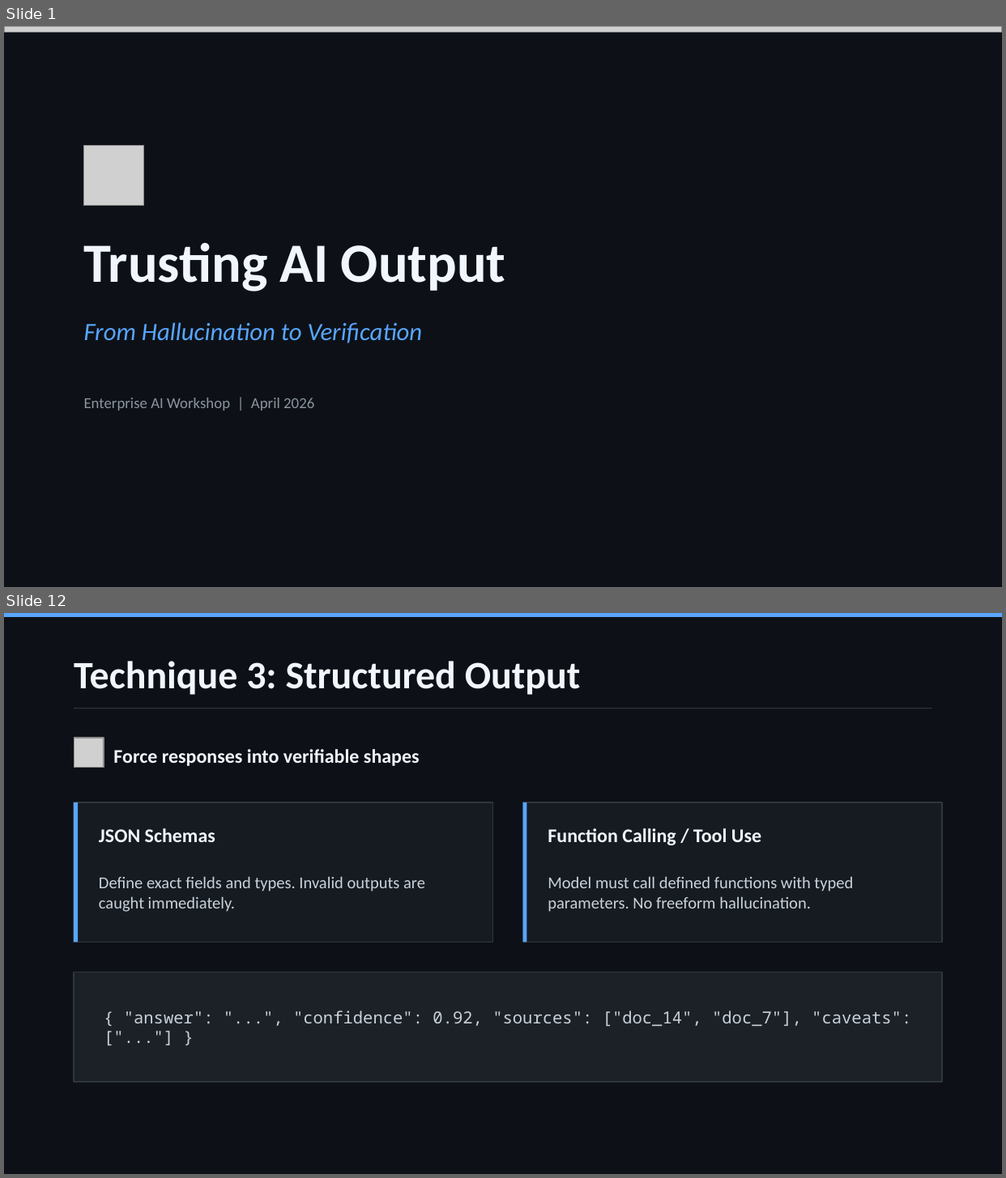
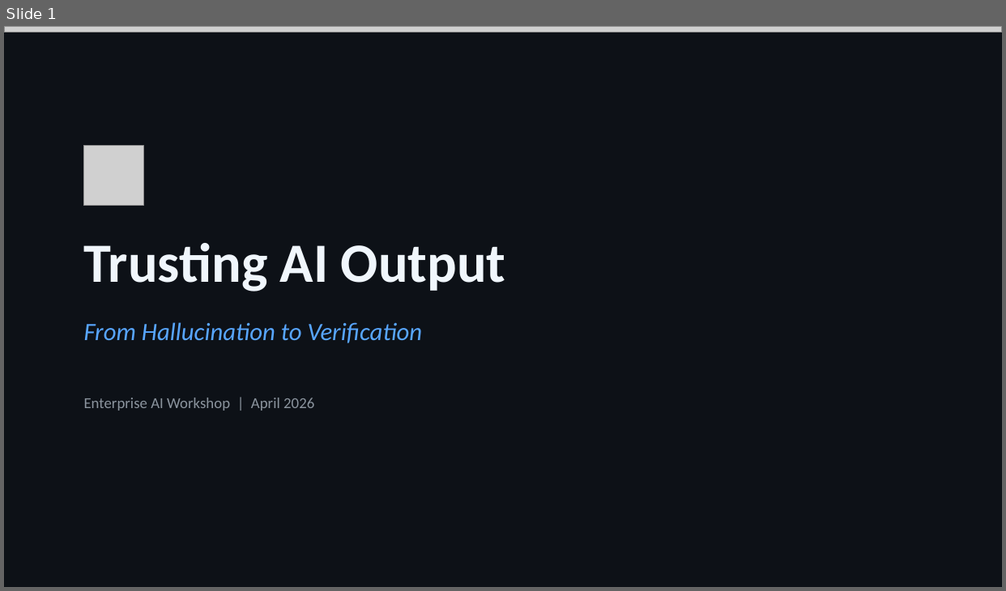
Before and after one commit to SteveHoggNZ/kb, a slide deck: trusting-ai-output.pptx. Shown one above the other, each under a label of ours: slides 1 and 12 before the commit, slide 1 after it; the slides between them are not shown. The pictures are 1006x1178 and 1006x591 pixels, drawn with LibreOffice and Linux fonts; fonts in the diff are those of the drawing; grey boxes stand for pictures. Boxes give left, top, right and bottom in pixels: in the first picture for what was removed or moved away, otherwise in the second. Text is boxed around its words. In the diff, an @@ line names an element or a change of style, - is before the commit and + after.

```diff
--- a/trusting-ai-output.pptx
+++ b/trusting-ai-output.pptx
@@ slide 12 removed at bbox=[4, 613, 1002, 1174], background #0D1117 @@
@@ rectangle removed at bbox=[4, 613, 1002, 617] @@
@@ text removed at bbox=[74, 661, 581, 695] @@
-Technique 3: Structured Output
@@ rectangle removed at bbox=[74, 708, 932, 709] @@
@@ picture removed at bbox=[74, 738, 104, 768] @@
@@ text removed at bbox=[113, 749, 420, 766] @@
-Force responses into verifiable shapes
@@ rectangle removed at bbox=[74, 803, 493, 943] @@
@@ rectangle removed at bbox=[74, 803, 78, 943] @@
@@ rectangle removed at bbox=[523, 803, 942, 943] @@
@@ rectangle removed at bbox=[523, 803, 527, 943] @@
@@ text removed at bbox=[99, 828, 215, 842] @@
-JSON Schemas
@@ text removed at bbox=[548, 828, 761, 845] @@
-Function Calling / Tool Use
@@ text removed at bbox=[99, 876, 425, 912] @@
-Define exact fields and types. Invalid outputs are caught immediately.
@@ text removed at bbox=[548, 876, 853, 912] @@
-Model must call defined functions with typed parameters. No freeform hallucination.
@@ rectangle removed at bbox=[74, 973, 942, 1082] @@
@@ text removed at bbox=[124, 1011, 911, 1027] @@
-{ "answer": "...", "confidence": 0.92, "sources": ["doc_14", "doc_7"], "caveats": ["..."] }
```
Also in this commit, not shown: 6 slides added, 21 other slides removed.
